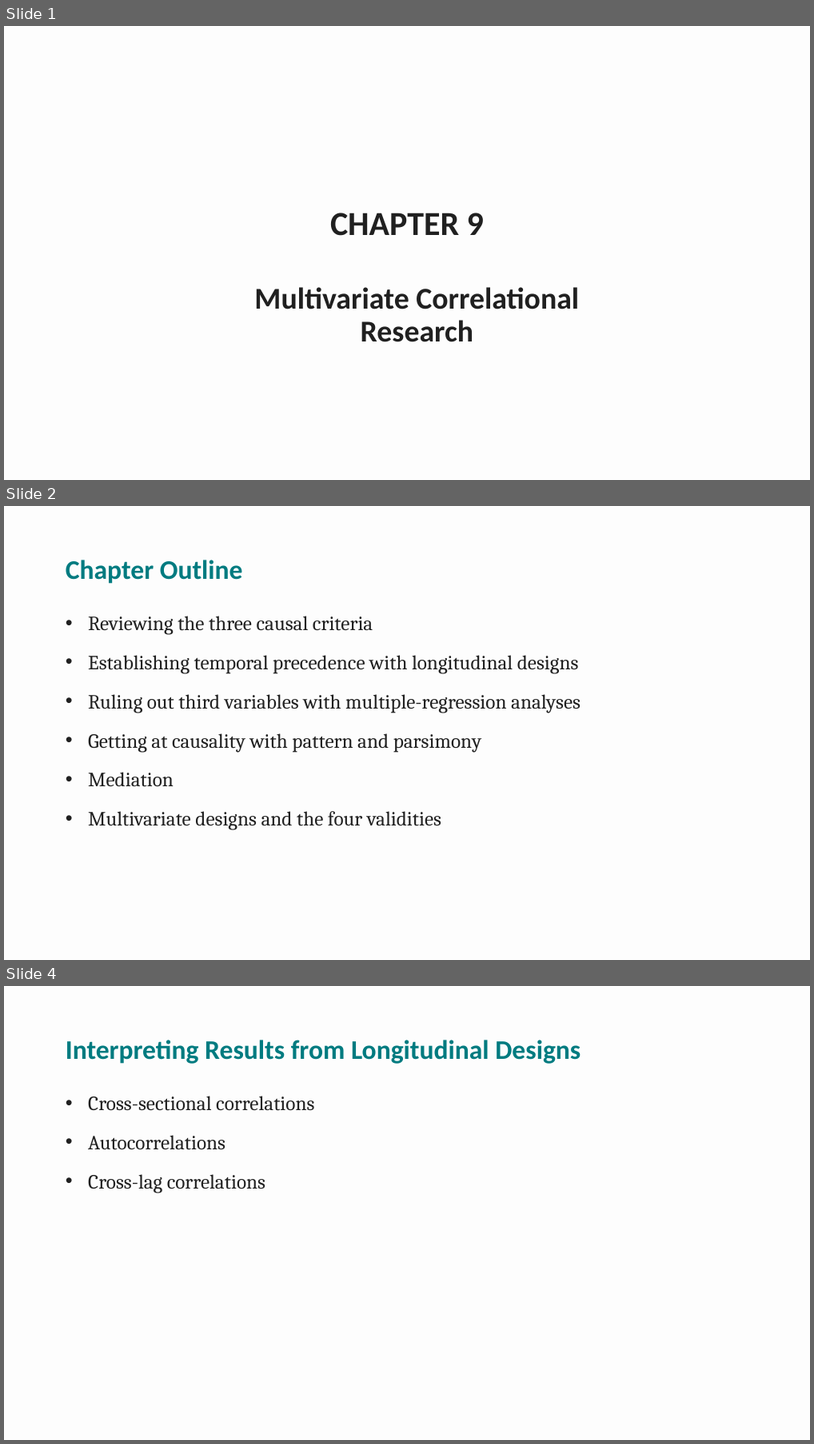
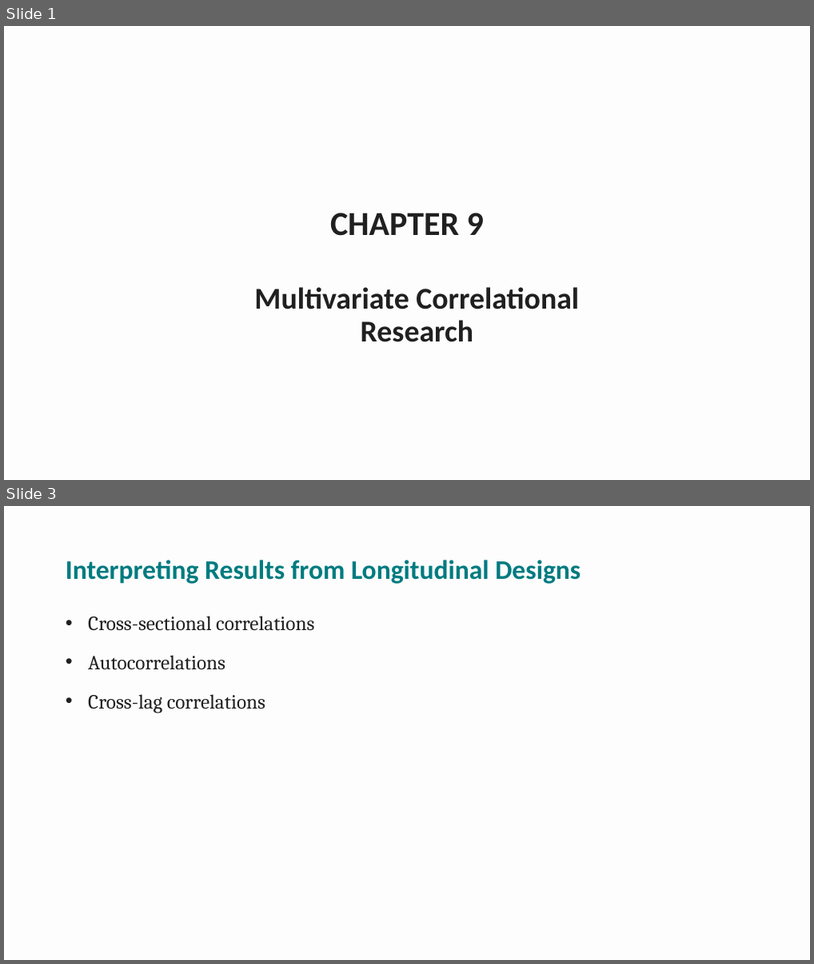
Before and after one commit to npm27/Teaching-Materials, a slide deck: Research Methods/Spring 26/Slides/9 Chapter 9.pptx. Shown one above the other, each under a label of ours: slides 1, 2 and 4 before the commit, slides 1 and 3 after it; the slides between them are not shown. The pictures are 814x1444 and 814x964 pixels, drawn with LibreOffice and Linux fonts; fonts in the diff are those of the drawing. Boxes give left, top, right and bottom in pixels: in the first picture for what was removed or moved away, otherwise in the second. Text is boxed around its words. In the diff, an @@ line names an element or a change of style, - is before the commit and + after.

```diff
--- a/Research Methods/Spring 26/Slides/9 Chapter 9.pptx
+++ b/Research Methods/Spring 26/Slides/9 Chapter 9.pptx
@@ slide 2 removed at box(4, 506, 810, 960), background #FDFDFD @@
@@ title removed at box(66, 560, 243, 584) @@
-Chapter Outline
@@ text removed at box(88, 616, 581, 830) @@
-• Reviewing the three causal criteria
-• Establishing temporal precedence with longitudinal designs
-• Ruling out third variables with multiple-regression analyses
-• Getting at causality with pattern and parsimony
-• Mediation
-• Multivariate designs and the four validities
@@ what was slide 4 is now slide 3 @@
```
Also in this commit, not shown: 8 slides changed, 10 slides added, 3 other slides removed, 1 other file.
